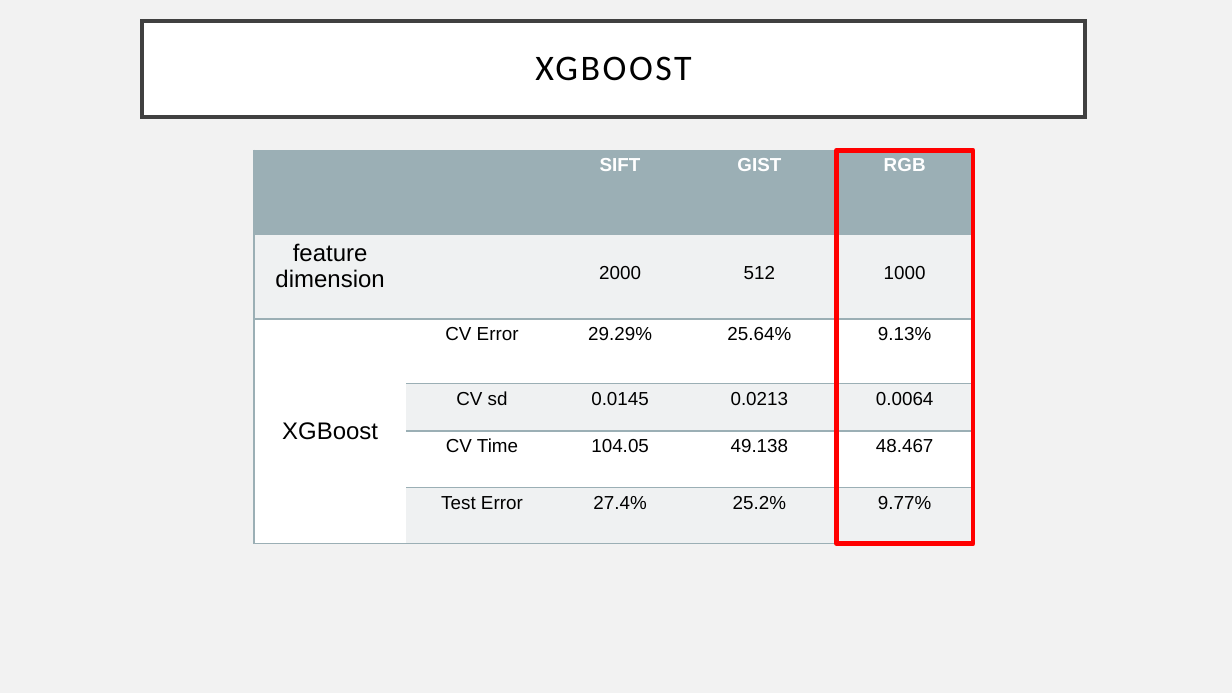
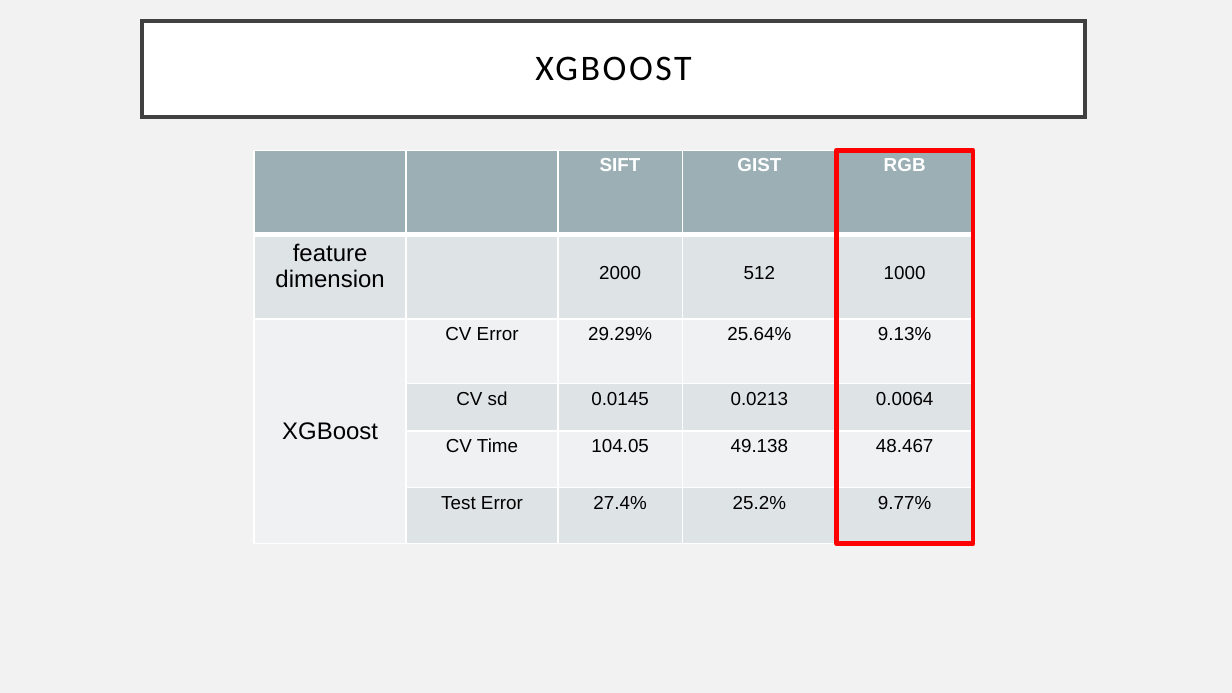
Before and after one commit to JingyiWang3/Predictive-Analytics-on-Image-Data, a slide deck: slide 13 of doc/Group9_Presentation.pptx. Drawn at 1232x693 pixels with LibreOffice and Linux fonts; fonts in the diff are those of the drawing. Boxes give left, top, right and bottom in pixels: in the first picture for what was removed or moved away, otherwise in the second. Text is boxed around its words. In the diff, an @@ line names an element or a change of style, - is before the commit and + after.

```diff
--- a/doc/Group9_Presentation.pptx
+++ b/doc/Group9_Presentation.pptx
@@ table at [254, 150, 972, 543] @@
@@ fill #EFF2F3 to #DEE3E5 in 13 cells @@
@@ fill #FFFFFF to #EFF2F3 in 9 cells @@
@@ borders changed @@
```
Also in this commit, not shown: 3 other slides changed, 3 other files.
